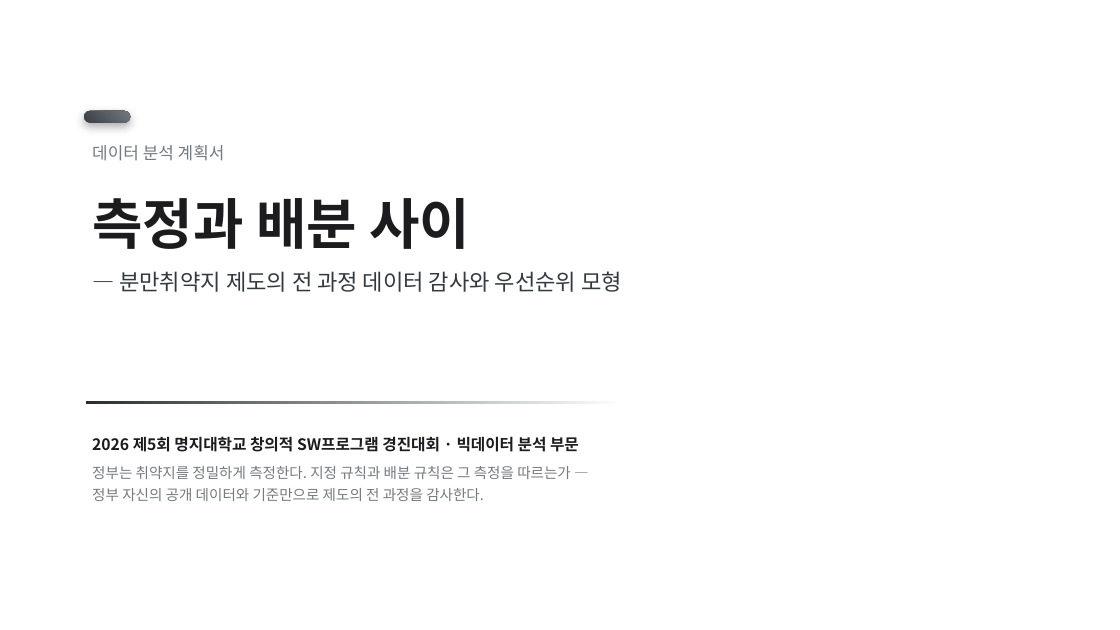
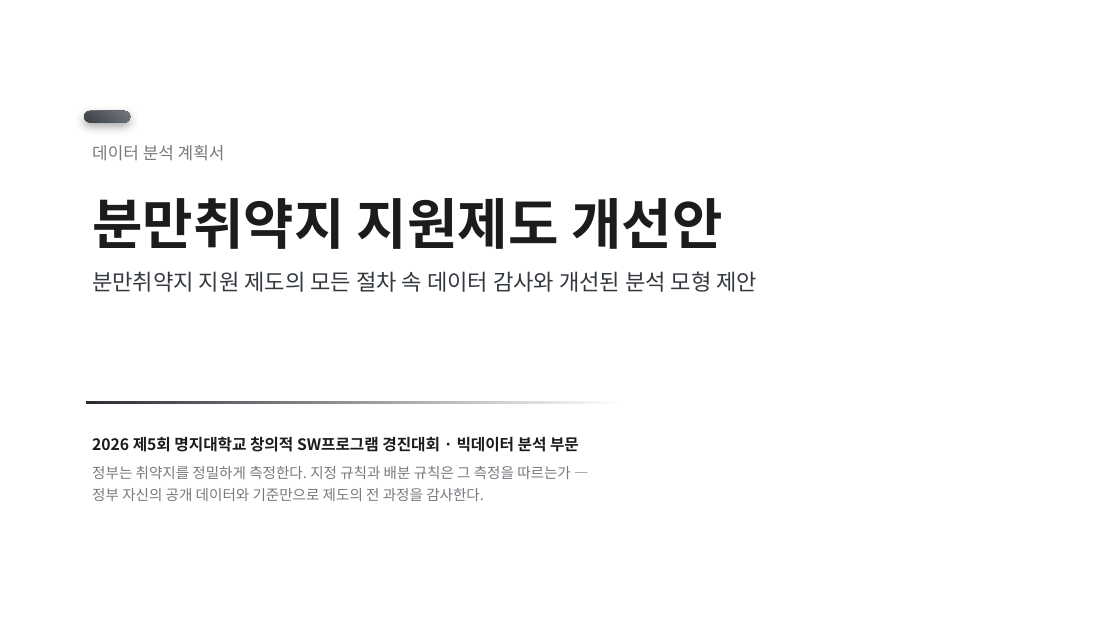
Before and after one commit to karvvan/maternity-care-policy-audit, a slide deck: slide 1 of 04_제출물/데이터분석_계획서.pptx. Drawn at 1120x630 pixels with LibreOffice and Linux fonts; fonts in the diff are those of the drawing. Boxes give left, top, right and bottom in pixels: in the first picture for what was removed or moved away, otherwise in the second. Text is boxed around its words. In the diff, an @@ line names an element or a change of style, - is before the commit and + after.

```diff
--- a/04_제출물/데이터분석_계획서.pptx
+++ b/04_제출물/데이터분석_계획서.pptx
@@ text at bbox=[92, 198, 758, 292]: text changed @@
-측정과 배분 사이
-— 분만취약지 제도의 전 과정 데이터 감사와 우선순위 모형
+분만취약지 지원제도 개선안
+분만취약지 지원 제도의 모든 절차 속 데이터 감사와 개선된 분석 모형 제안
```
Also in this commit, not shown: 12 other slides changed, 1 slide added, 3 other files.
